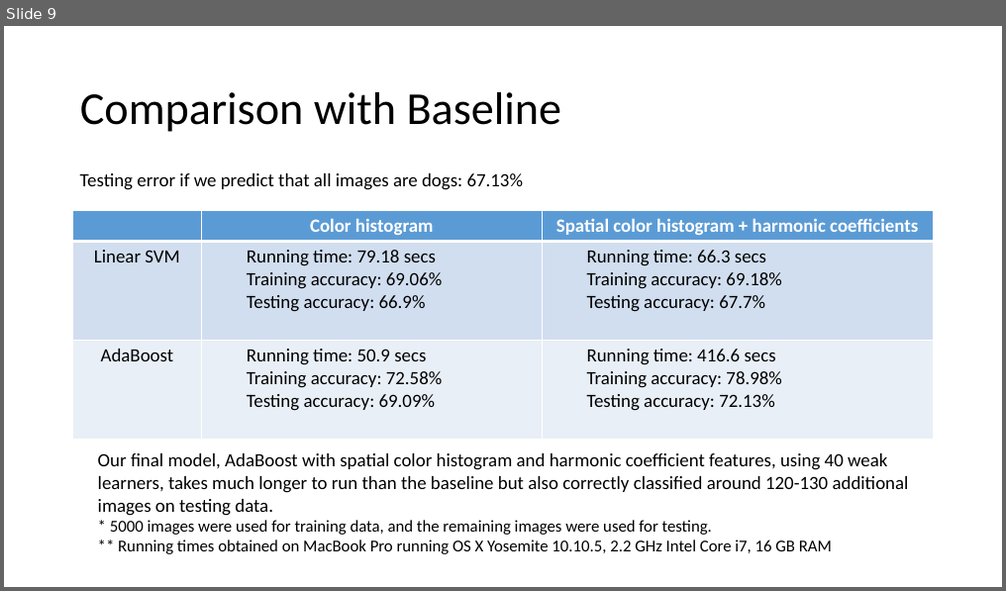
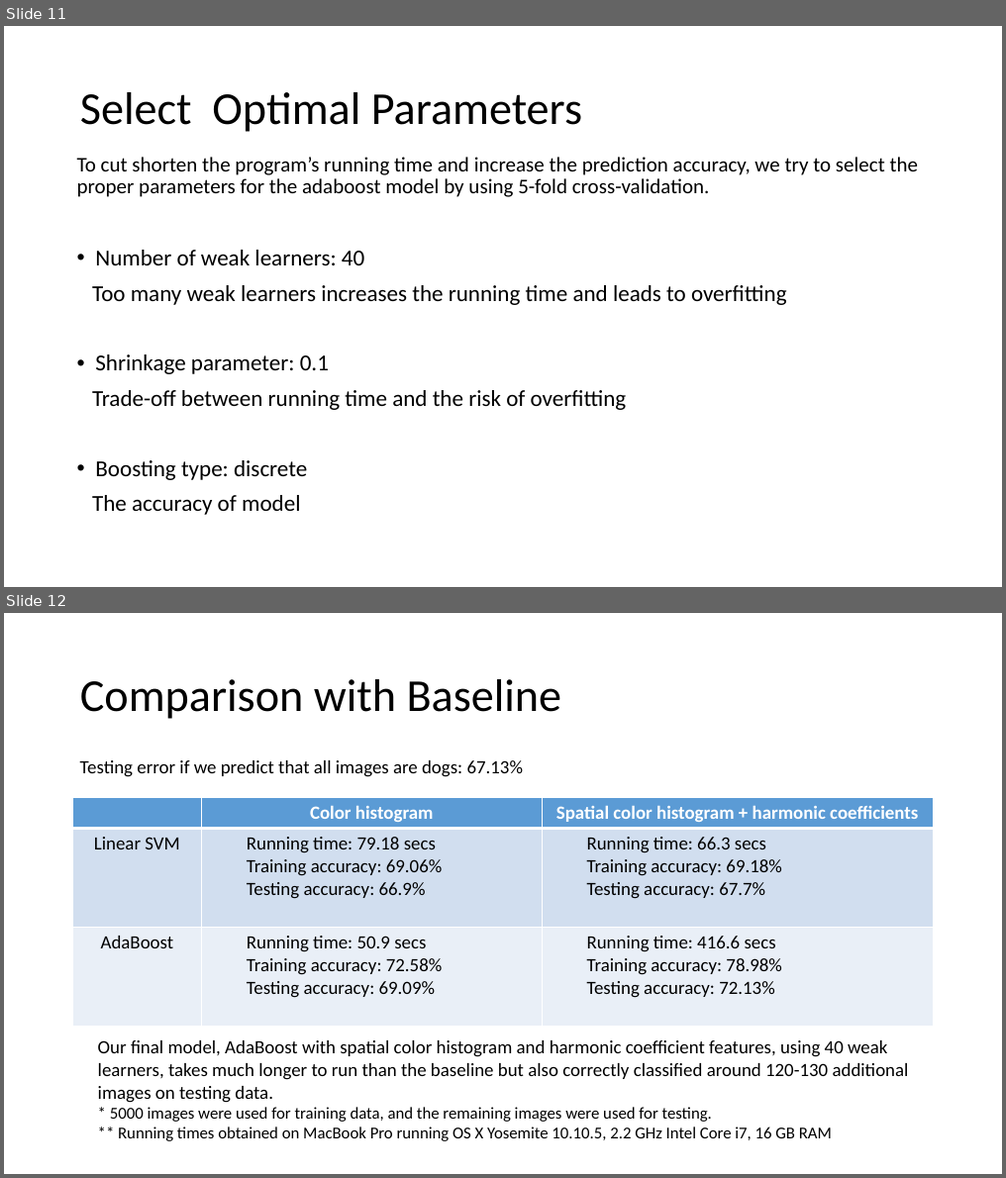
Before and after one commit to TZstatsADS/Spr2016-Proj3-Grp5, a slide deck: doc/presentation.pptx. Shown one above the other, each under a label of ours: slide 9 before the commit, slides 11 and 12 after it. The pictures are 1006x591 and 1006x1178 pixels, drawn with LibreOffice and Linux fonts; fonts in the diff are those of the drawing. Boxes give left, top, right and bottom in pixels: in the first picture for what was removed or moved away, otherwise in the second. Text is boxed around its words. In the diff, an @@ line names an element or a change of style, - is before the commit and + after.

```diff
--- a/doc/presentation.pptx
+++ b/doc/presentation.pptx
@@ slide 11 added at [4, 26, 1002, 587], background #FFFFFF @@
@@ title added at [80, 92, 582, 132], 44 pt, text #000000 @@
+Select Optimal Parameters
@@ text added at [77, 157, 919, 515], 22 pt, text #000000 @@
+To cut shorten the program’s running time and increase the prediction accuracy, we try to select the proper parameters for the adaboost model by using 5-fold cross-validation.
+• Number of weak learners: 40
+Too many weak learners increases the running time and leads to overfitting
+• Shrinkage parameter: 0.1
+Trade-off between running time and the risk of overfitting
+• Boosting type: discrete
+The accuracy of model
@@ what was slide 9 is now slide 12 @@
```
Also in this commit, not shown: 2 other slides added.
